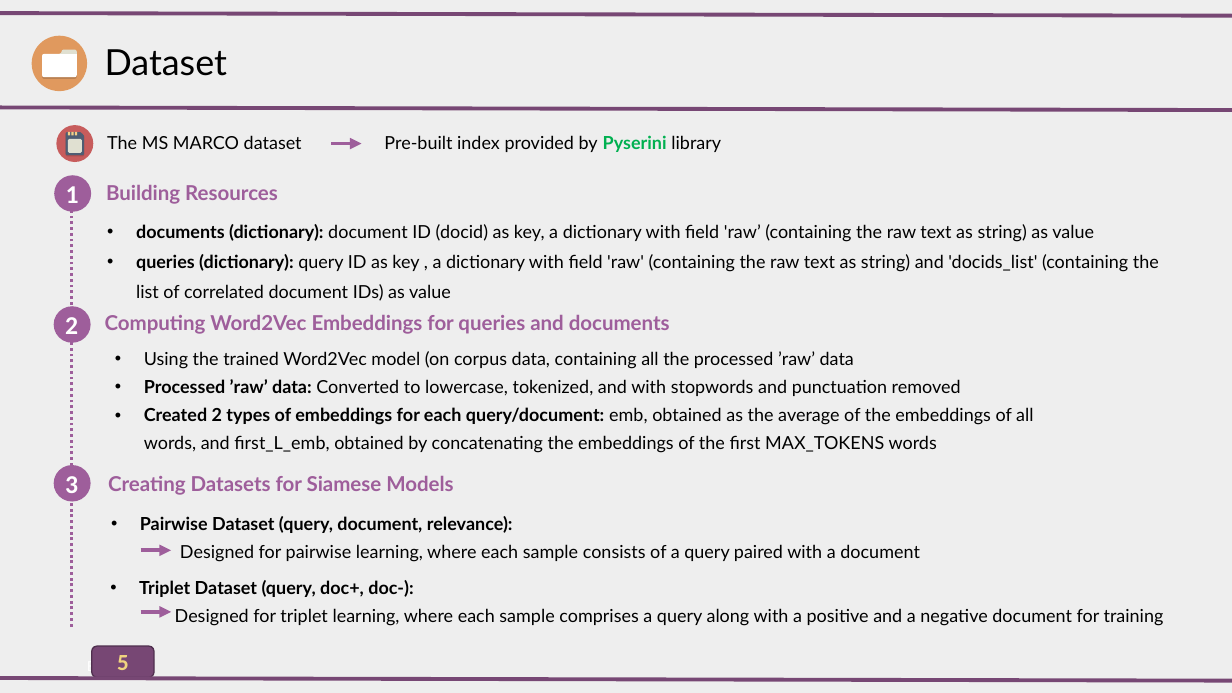
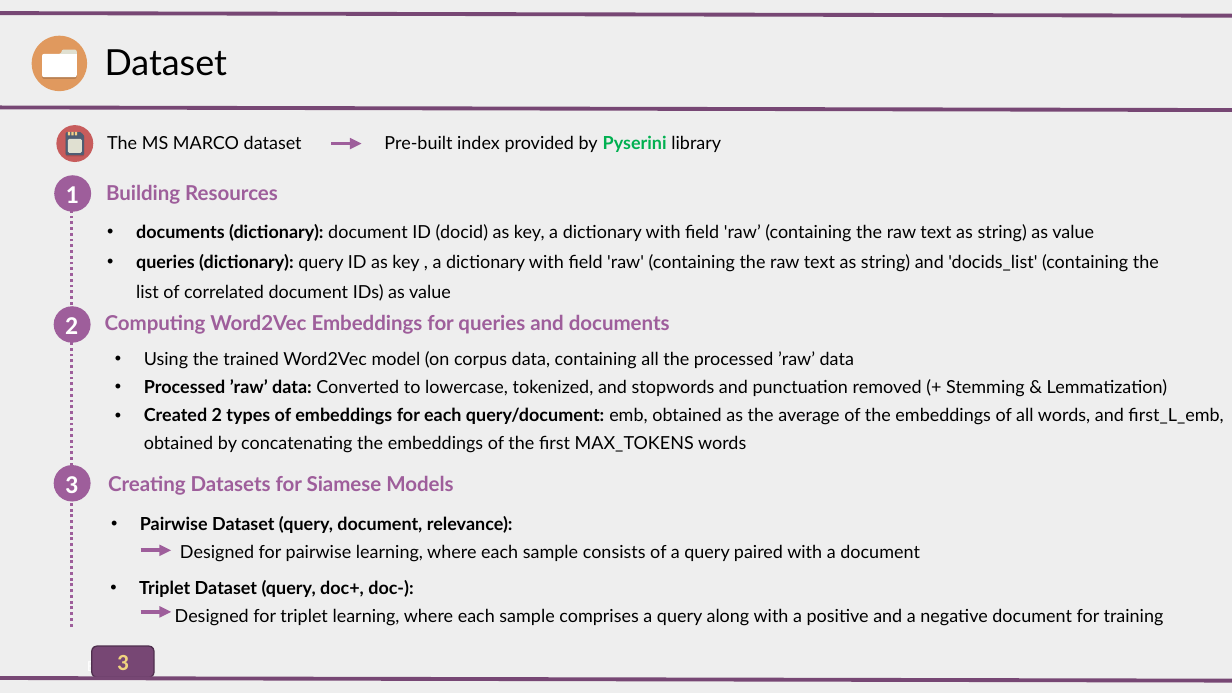
Before and after one commit to AlirezaAccelerates/IR_DSI_project, a slide deck: slide 3 of D/[P] Information Retrieval Project.pptx (slide 5 before the commit). Drawn at 1232x693 pixels with LibreOffice and Linux fonts; fonts in the diff are those of the drawing. Boxes give left, top, right and bottom in pixels: in the first picture for what was removed or moved away, otherwise in the second. Text is boxed around its words. In the diff, an @@ line names an element or a change of style, - is before the commit and + after.

```diff
--- a/D/[P] Information Retrieval Project.pptx
+++ b/D/[P] Information Retrieval Project.pptx
@@ text at box(144, 379, 1167, 397): text changed @@
-• Processed ’raw’ data: Converted to lowercase, tokenized, and with stopwords and punctuation removed
+• Processed ’raw’ data: Converted to lowercase, tokenized, and stopwords and punctuation removed (+ Stemming & Lemmatization)
@@ text in rounded rectangle at box(117, 655, 129, 670): text changed @@
-5
+3
```
Also in this commit, not shown: 9 other slides changed, 1 slide added, 7 slides removed, 1 other file.
